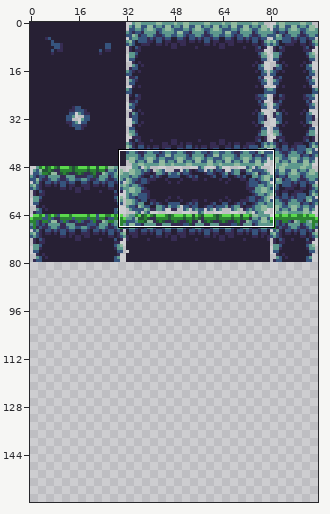
Two versions of one pixel-art file, Assets/Game/Images/AseFiles/Levels/CavernRocksAndGrass.ase. The picture above shows the old version from afar; the outline marks the close-up.
Close-up. Before the commit:
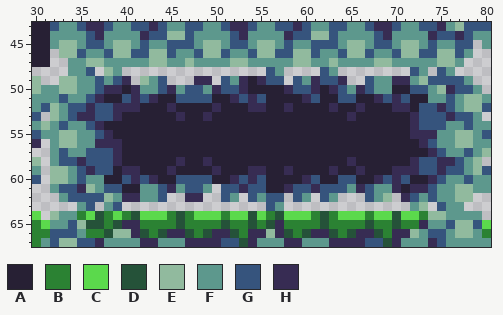
96x80 pixels, 1 frame. Shown: x 30..80, y 43..67. The old version is drawn lined up with the new one, on the new canvas. The commit also changed other parts of the picture, which this record leaves out.
Palette (. is transparent): A #272034  B #2b8233  C #5bd94c  D #255239  E #91ba9e  F #5d988d  G #36547d  H #372c53
Pixels before, first column x 30:
43 AAGFFGHHGFFGGHGFFGGFFGHHGFFGGHGFFGGFFGHHGFFGGHFEGGG
44 AAFFFFGHFFFFHGGEEGFFFFGHFFFFHGGEEGFFFFGHFFFFHGGHGFF
45 AAFEEFGGFEEFGFFGGGFEEFGGFEEFGFFGGGFEEFGGFEEFGFFGG.F
46 AA.EEGFFGEEGGEEGFFGEEGFFGEEGGEEGFFGEEGFFGEEGGEEGF..
47 AA..FFEEFFFFFEEFFEFFFFEEFFFFFEEFFEFFFFEEFFFFFEEF...
48 ....FFG.EF................GF....GF........GF.GF....
49 E..EEFFGFGH.EFG...HH.GFHAHGG.GFHGGH..GFFHHFEGGGGF..
50 EFFEEFFGHHAHFFGHFGGFHGGHAAAAHGGHAHGFHGFFAAGGFEHGGF.
51 FFFGFFGHAAGHGHAAGGGGAAHGHGAAAAHGAAGGAAHGHGAAFFGFEEF
52 FGEFGGHGGHHHAAAHAAAAHAAAHHAAHAAAAHAAHAAAHHAGGHGFEEG
53 G.EFGHHGGHAAAAAAHAAHAAAAAAAAAAAAAAAHAAAAAAHGGGHGGF.
54 FEFGFFGHAAAAAAAAAAAAAAAAAAAAAAAAAAAAAAAAAAHGGGFFGFF
55 GFFEEFFGHAAAAAAAAAAAAAAAAAAAAAAAAAAAAAAAAAHHHFFEEFG
56 H.FEEFFHHHAAAAAAAAAAAAAAAAAAAAAAAAAAAAAAAAAHGFFEEFF
57 ..FGFFGGGHAAAAAAAAAAAAAAAAAAAAAAAAAAAAAAAAAAHGFFGFE
58 E.FGGHGGGHAAAAAAHAAHAAAAAAAAAAAAAAAHAAAAAAHGGHHGFE.
59 F.EEFGHGGAHHAAAHAAAAHAAAHHAAHAAAAHAAHAAAHHHGGHGGFEG
60 G.EEFGFFAAGHGHAAGGGGAAHGHGAAAAHGAAGGAAHGHGAAHGFFGFF
61 ..FGGHEFGGAAFFGHFGGF.GGHGGAAHGGHGGGFHGFFHAHHGFFEEFF
62 ...FGGGGEFHHFFG..HH..GF.GFGG.GF.GF...GFE.HGFGFFEE..
63 .....FG.FG................GF..............FE.GFF...
64 C.EFFBCDBCBDCCCBDBCCCBCCDCBDCCCBDBCCCBCCDCCBEEFFFF.
65 BCFFGEDDBDHHBBBBDBBBBDBBDBDHBBBBDBBBBDBBDBBHFFGEEGC
66 BBGGGFBBDEEHDBDHHDBDHHDBHHEHDBDHHDBDHHDBHHEFGGFEEFB
67 BFGEEGGHFFFFHHFFFHHHHGGDHFFFHHFFFHHHHGGDHFFFHGFFFFF
Now the later version:
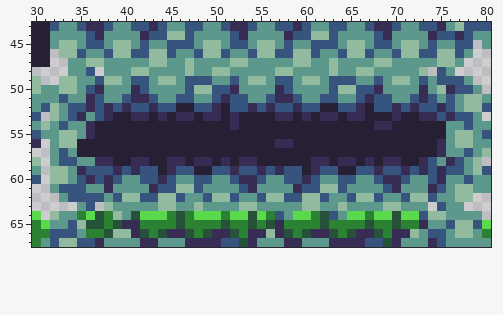
Edits made:
canvas 96x80 -> 96x160
Changed rows in their new state; - is an unchanged pixel.
first column x 35:
48 ---F-FEEFFFFEFFEEFFFFFEEFFFFEFFEEFFFFFE--
49 ---EEFGG-EEFGGGFFGFEEF-GFEEF-GGFFG-EE-GF-
50 -GHFFF-G-FF--EEG-HFFFFHGFFFFGEEG-H-FFFH--
51 -HGFF--HGFF--FFGHG-FFGHHGFFGGFFGHG-FFGHG-
52 ---HG-GGHGG--GG--GG-GHGGHGG-AGG--GG-GH---
53 -F-HA-HH-H--H--H-H----HH-H-HH--H---H-AHH-
54 -HA--------------H---------------HH--AAAA
55 -HAA---------------------------------AAAA
56 AAAAA-----------------HH--------------AAH
57 AAAAA----------------------------------AH
58 FFHHA-HH--H--H--H-HH------HH-H--H-HH-AH-F
59 HG--HG-GG--GG--GGHGG-GHGG-HGG--GGHGG-GH--
60 -HGHGFF-GHGFF--FFGH--FFGG--FF--FFGH--FFGH
61 GF-HFFF-H-GEE--FFFGHFFFFH-GEE--FF-G-FFFHG
62 ---FGEEGGEEGFFGEEGFFGEEG-EE--FGEEGFFGEE--
63 ---EFFFFFEEFFEFFFFEEFF-FFEEFFEFFFFEEF-F--
64 ----EF----------------GF----GF--------G--
Pixel boxes of the changes (left, top, right, bottom) in both close-ups:
changed: (77, 67, 446, 220)
